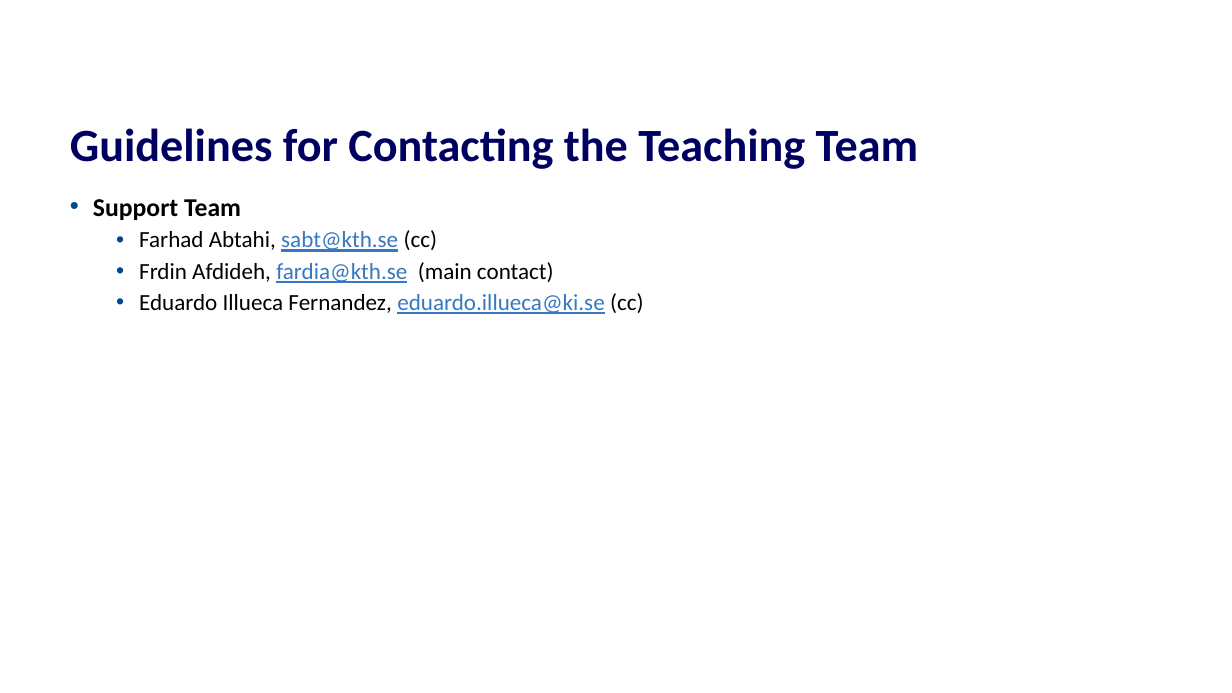
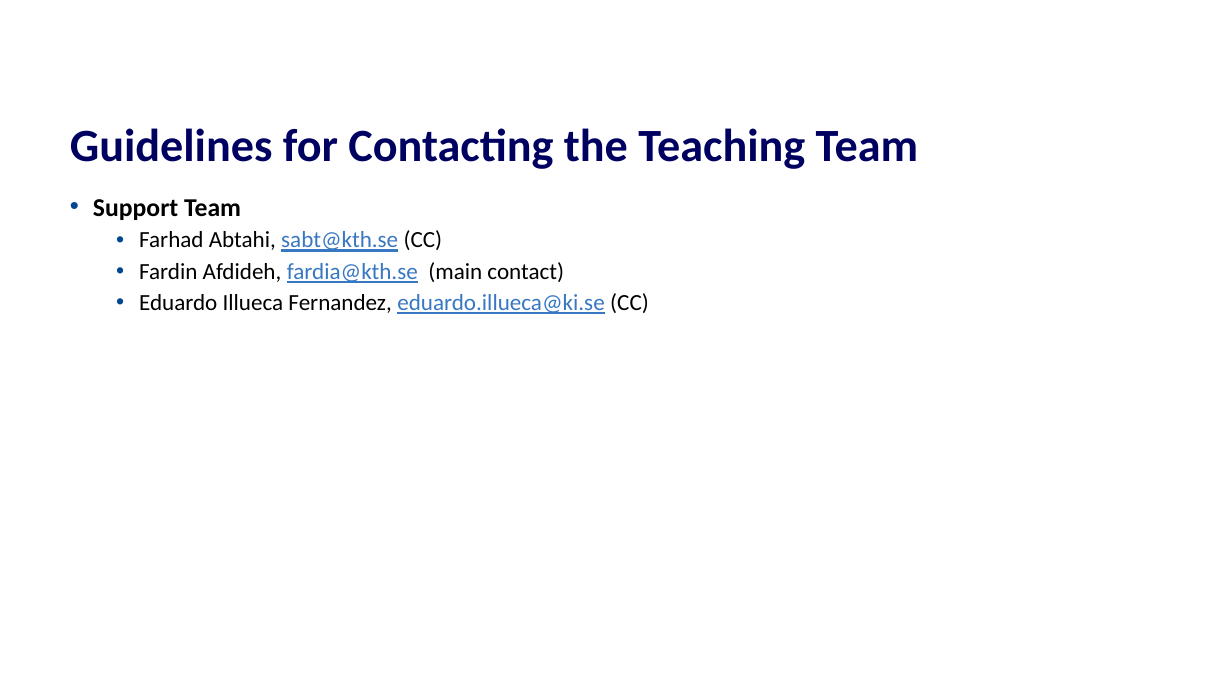
Before and after one commit to simb-01/CM2013-Signal-Processing-, a slide deck: slide 42 of CM2013 Project Introduction.pptx. Drawn at 1232x693 pixels with LibreOffice and Linux fonts; fonts in the diff are those of the drawing; background and template pictures are left out. Boxes give left, top, right and bottom in pixels: in the first picture for what was removed or moved away, otherwise in the second. Text is boxed around its words. In the diff, an @@ line names an element or a change of style, - is before the commit and + after.

Commit message:
Contact name correction

```diff
--- a/CM2013 Project Introduction.pptx
+++ b/CM2013 Project Introduction.pptx
@@ text at (139, 230, 649, 314): text changed @@
-  • Farhad Abtahi, sabt@kth.se (cc)
-  • Frdin Afdideh, fardia@kth.se (main contact)
-  • Eduardo Illueca Fernandez, eduardo.illueca@ki.se (cc)
+  • Farhad Abtahi, sabt@kth.se (CC)
+  • Fardin Afdideh, fardia@kth.se (main contact)
+  • Eduardo Illueca Fernandez, eduardo.illueca@ki.se (CC)
```
